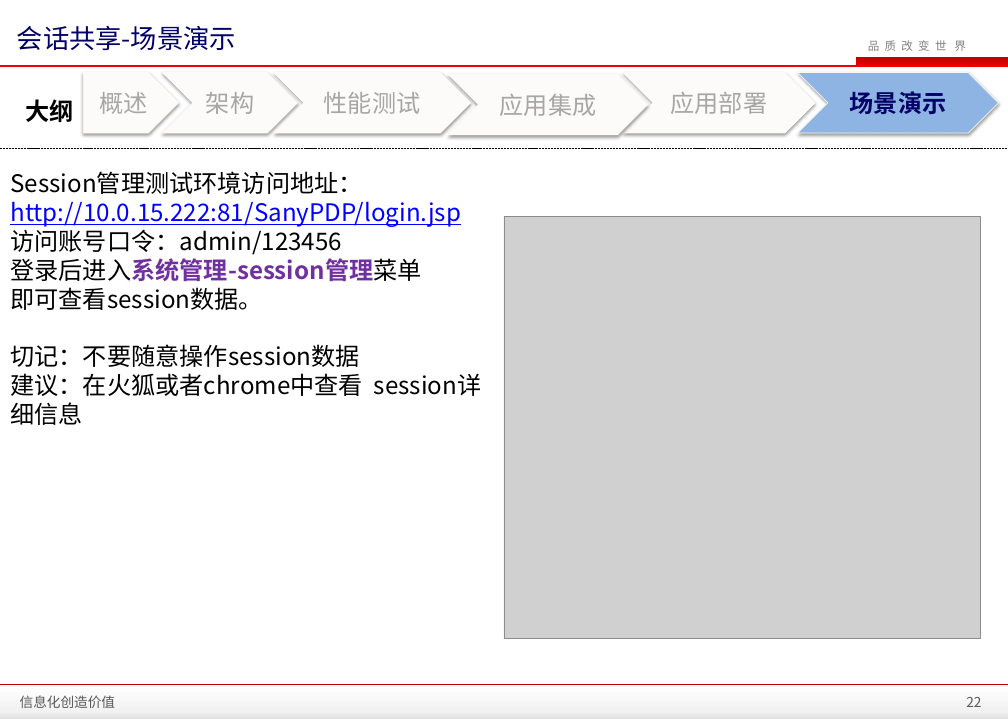
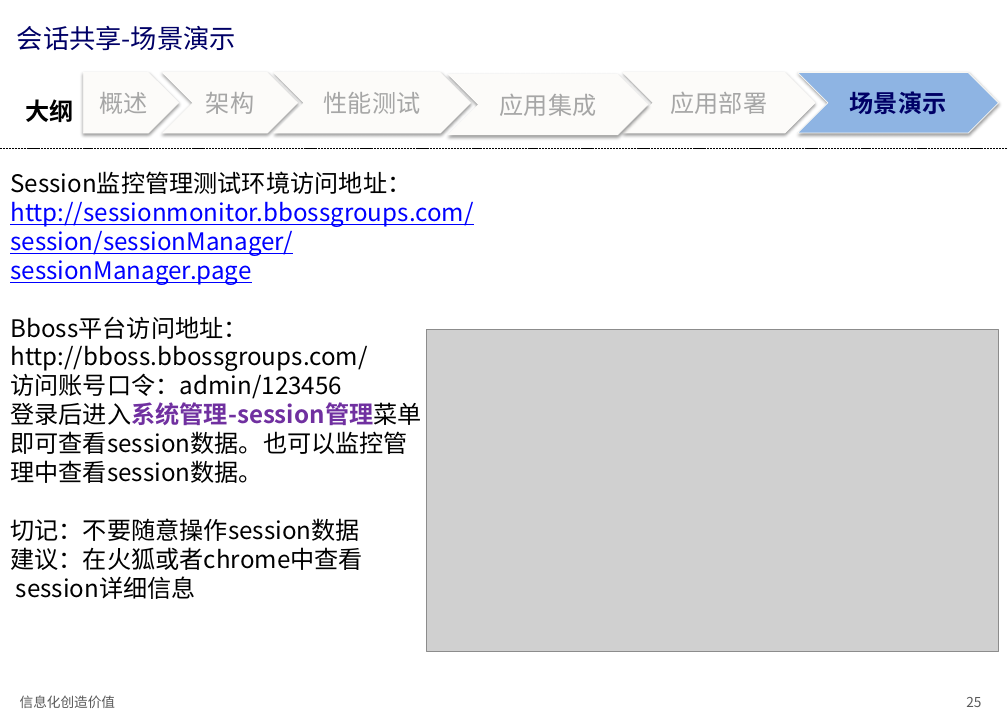
Before and after one commit to zhanght86/bboss-cms, a slide deck: slide 25 of 文档/SanyPDP平台会话共享介绍.pptx (slide 22 before the commit). Drawn at 1008x719 pixels with LibreOffice and Linux fonts; fonts in the diff are those of the drawing; grey boxes stand for pictures; background and template pictures are left out. Boxes give left, top, right and bottom in pixels: in the first picture for what was removed or moved away, otherwise in the second. Text is boxed around its words. In the diff, an @@ line names an element or a change of style, - is before the commit and + after.

Commit message:
完善session共享使用文档

```diff
--- a/文档/SanyPDP平台会话共享介绍.pptx
+++ b/文档/SanyPDP平台会话共享介绍.pptx
@@ rectangle removed at [856, 57, 1008, 66] @@
@@ text removed at [868, 40, 966, 51] @@
-品 质 改 变 世 界
@@ line removed from (0, 66) to (1008, 66) @@
@@ text at [10, 171, 473, 371]: text changed @@
-Session管理测试环境访问地址：
-http://10.0.15.222:81/SanyPDP/login.jsp
+Session监控管理测试环境访问地址：
+http://sessionmonitor.bbossgroups.com/session/sessionManager/sessionManager.page
+Bboss平台访问地址：
+http://bboss.bbossgroups.com/
@@ picture: place and size @@
-picture at [504, 216, 981, 639]
+picture at [426, 330, 998, 652]
@@ text at [10, 431, 408, 483]: text changed @@
-即可查看session数据。
+即可查看session数据。也可以监控管
+理中查看session数据。
@@ text at [10, 547, 363, 599]: text changed @@
-建议：在火狐或者chrome中查看 session详细信息
+建议：在火狐或者chrome中查看
+session详细信息
@@ rectangle removed at [0, 684, 1008, 719] @@
@@ line removed from (0, 684) to (1008, 684) @@
@@ page number at [966, 697, 981, 707]: text changed @@
-22
+25
```
Also in this commit, not shown: 26 other slides changed, 5 slides added, 1 slide removed.
